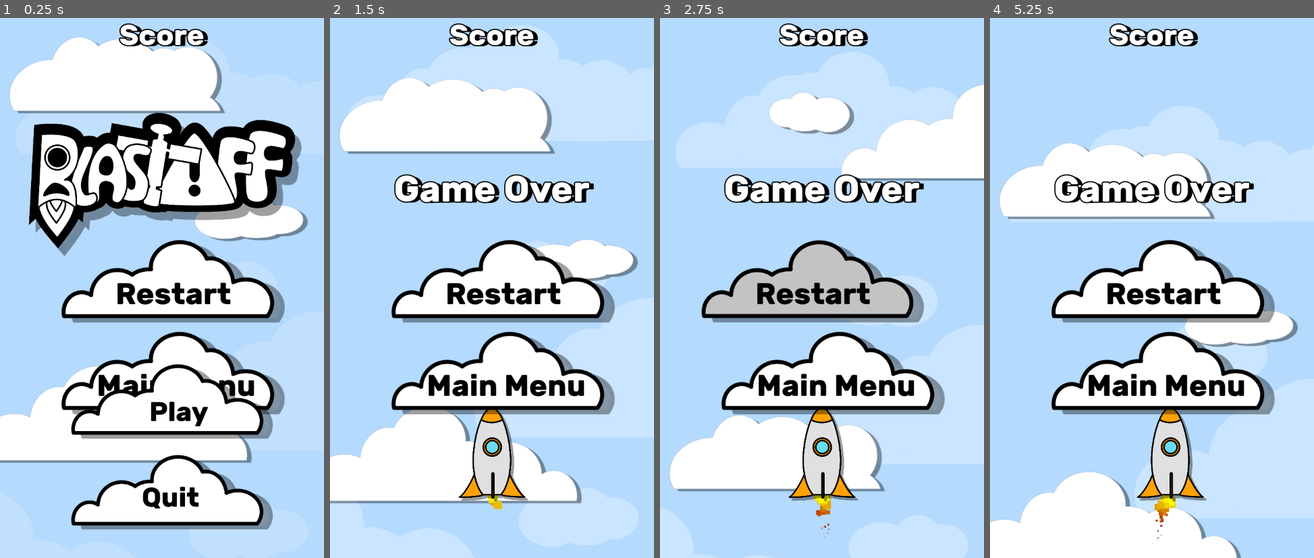
Above: before the commit, frames 1-4 (left to right).
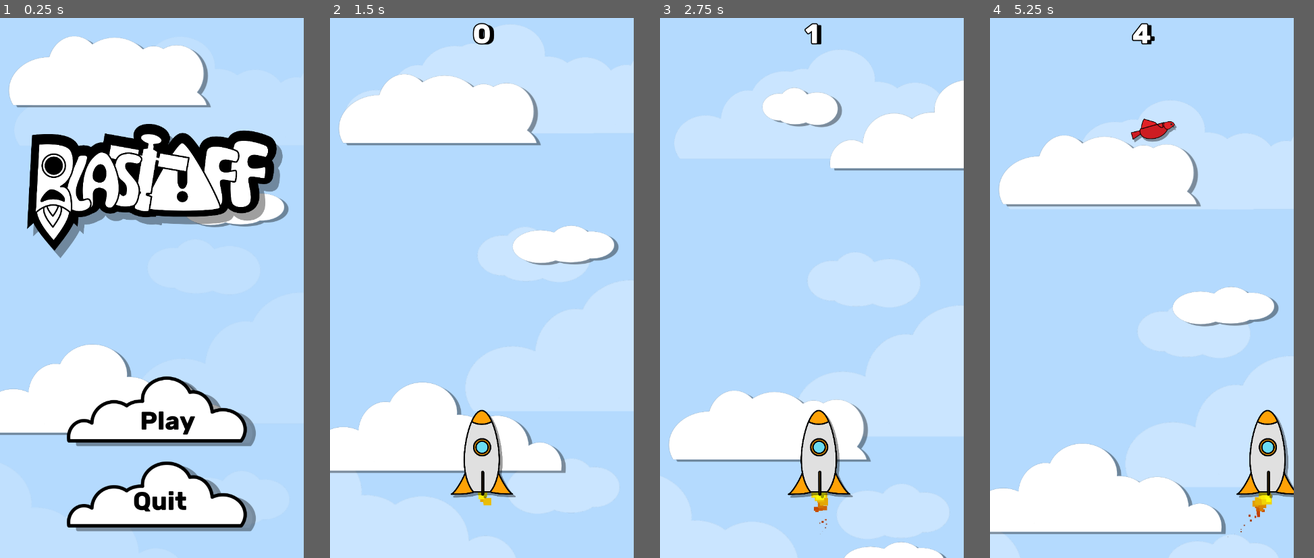
Above: after the commit, the same moments.

Repository: Ranger-NF/BlastOff
Game: Godot game, scene res://main.tscn
Two runs of this game, one before a commit and one after it. Both use one fixed random seed, a clock stepped at 60 frames per second and the inputs below.
Inputs (mouse positions are in pixels of both pictures, inside the frame that each line leads up to):
- Up to frame 1 (0.25 s): no input
- Up to frame 2 (1.5 s): click (492, 282) at 0.52 s; click (492, 374) at 1.27 s
- Up to frame 3 (2.75 s): click (822, 282) at 2.02 s
- Up to frame 4 (5.25 s): click (1152, 282) at 2.77 s; move the mouse to (1223, 261) at 3.52 s; click (1223, 261) at 3.67 s; drag from (1087, 315) to (1152, 455) at 4.27 s; move the mouse to (1184, 169) at 5.02 s; click (1184, 169) at 5.17 s
In our replay, the window is 480x800 before the commit and 450x800 after it. These sizes can differ from the game's own. Grey fills any space a smaller window leaves; there, only what the larger window draws over its background counts as a difference.

The runs differ from the first frame. In frame 1, 36% of the frame differs, in the area x 0-95%, y 1-96%; in frame 2, 28%; in frame 3, 27%; in frame 4, 31%.
Error before the commit: Attempt to call function 'hide' in base 'null instance' on a null instance. (res://UI/ui.gd:19)

Commit message:
Fixedscaling and resolution ↗

Diff:
--- a/Enemies/Satellite/satellite.tscn
+++ b/Enemies/Satellite/satellite.tscn
@@ -113,6 +113,7 @@
 rotation = 0.523599
 
 [node name="SmallCylinder" type="Node2D" parent="Parts" index="0"]
+visible = false
 position = Vector2(6.63844, -180.502)
 
 [node name="Sprite2D" type="Sprite2D" parent="Parts/SmallCylinder" index="0"]
@@ -126,6 +127,7 @@
 shape = SubResource("RectangleShape2D_qd55y")
 
 [node name="MainBody" type="Node2D" parent="Parts" index="1"]
+visible = false
 
 [node name="Sprite2D" type="Sprite2D" parent="Parts/MainBody" index="0"]
 material = SubResource("ShaderMaterial_vrcsk")
@@ -137,6 +139,7 @@
 shape = SubResource("RectangleShape2D_iyryw")
 
 [node name="PanelRight" type="Node2D" parent="Parts" index="2"]
+visible = false
 position = Vector2(214.483, 5.49484)
 
 [node name="Sprite2D" type="Sprite2D" parent="Parts/PanelRight" index="0"]
@@ -150,6 +153,7 @@
 shape = SubResource("RectangleShape2D_naegi")
 
 [node name="PanelLeft" type="Node2D" parent="Parts" index="3"]
+visible = false
 position = Vector2(-210.983, 0.567329)
 
 [node name="Sprite2D" type="Sprite2D" parent="Parts/PanelLeft" index="0"]
@@ -164,6 +168,7 @@
 shape = SubResource("RectangleShape2D_5nfb2")
 
 [node name="Dish" type="Node2D" parent="Parts" index="4"]
+visible = false
 position = Vector2(-2.39678, 213.849)
 
 [node name="Sprite2D" type="Sprite2D" parent="Parts/Dish" index="0"]
--- a/UI/main_menu.gd
+++ b/UI/main_menu.gd
@@ -1,4 +1,4 @@
-extends CanvasLayer
+extends Control
 
 func _ready() -> void:
     UiManager.skipped_to_main_menu.connect(_show_ui)
--- a/UI/main_menu.tscn
+++ b/UI/main_menu.tscn
@@ -7,15 +7,26 @@
 [ext_resource type="Texture2D" uid="uid://ckce25nh0cw2v" path="res://UI/Buttons/quit_normal.png" id="5_4p7ol"]
 [ext_resource type="Texture2D" uid="uid://dqsn001eavjho" path="res://UI/Buttons/quit_pressed.png" id="6_bv2wb"]
 
-[node name="MainMenu" type="CanvasLayer"]
-script = ExtResource("1_p0qic")
-
-[node name="VBoxContainer" type="VBoxContainer" parent="."]
+[node name="MainMenu" type="Control"]
+layout_mode = 3
 anchors_preset = 15
 anchor_right = 1.0
 anchor_bottom = 1.0
 grow_horizontal = 2
 grow_vertical = 2
+size_flags_horizontal = 3
+size_flags_vertical = 3
+script = ExtResource("1_p0qic")
+
+[node name="VBoxContainer" type="VBoxContainer" parent="."]
+layout_mode = 1
+anchors_preset = 15
+anchor_right = 1.0
+anchor_bottom = 1.0
+grow_horizontal = 2
+grow_vertical = 2
+size_flags_horizontal = 3
+size_flags_vertical = 3
 
 [node name="TitleBox" type="MarginContainer" parent="VBoxContainer"]
 layout_mode = 2
--- a/UI/ui.gd
+++ b/UI/ui.gd
@@ -4,14 +4,14 @@
     "game_over": "Game Over",
 }
 
-@onready var whole_ui = $CanvasLayer/WholeScreen
+@onready var whole_ui = $WholeScreen
 
-@onready var score_label = $CanvasLayer/WholeScreen/WholeCenter/ScoreBox/Score
-@onready var game_status_label = $CanvasLayer/WholeScreen/WholeCenter/NavBox/GameStatus
-@onready var warning_sign = $CanvasLayer/Warning
-@onready var warning_anim = $CanvasLayer/WarningAnimation
+@onready var score_label = $WholeScreen/ScoreBox/Score
+@onready var game_status_label = $WholeScreen/NavBoxMargin/NavBox/GameStatus
+@onready var warning_sign = $Warning
+@onready var warning_anim = $WarningAnimation
 
-@onready var navigation_box = $CanvasLayer/WholeScreen/WholeCenter/NavBox
+@onready var navigation_box = $WholeScreen/NavBoxMargin/NavBox
 
 var is_warning_on: bool = false
 
--- a/UI/ui.tscn
+++ b/UI/ui.tscn
@@ -56,7 +56,7 @@
 tracks/0/type = "value"
 tracks/0/imported = false
 tracks/0/enabled = true
-tracks/0/path = NodePath("Warning:modulate")
+tracks/0/path = NodePath("../Warning:modulate")
 tracks/0/interp = 2
 tracks/0/loop_wrap = true
 tracks/0/keys = {
@@ -79,19 +79,22 @@
 grow_horizontal = 2
 grow_vertical = 2
 script = ExtResource("1_1hsrn")
+metadata/_edit_use_anchors_ = true
 
-[node name="CanvasLayer" type="CanvasLayer" parent="."]
-
-[node name="WholeCenter" type="VBoxContainer" parent="CanvasLayer"]
-offset_right = 720.0
-offset_bottom = 1200.0
+[node name="WholeScreen" type="VBoxContainer" parent="."]
+layout_mode = 1
+anchors_preset = 15
+anchor_right = 1.0
+anchor_bottom = 1.0
+grow_horizontal = 2
+grow_vertical = 2
 size_flags_horizontal = 3
 
-[node name="ScoreBox" type="VBoxContainer" parent="CanvasLayer/WholeCenter"]
+[node name="ScoreBox" type="VBoxContainer" parent="WholeScreen"]
 layout_mode = 2
 size_flags_vertical = 0
 
-[node name="Score" type="Label" parent="CanvasLayer/WholeCenter/ScoreBox"]
+[node name="Score" type="Label" parent="WholeScreen/ScoreBox"]
 material = SubResource("ShaderMaterial_324iy")
 use_parent_material = true
 layout_mode = 2
@@ -105,7 +108,7 @@
 text = "Score"
 horizontal_alignment = 1
 
-[node name="NavBoxMargin" type="MarginContainer" parent="CanvasLayer/WholeCenter"]
+[node name="NavBoxMargin" type="MarginContainer" parent="WholeScreen"]
 layout_mode = 2
 size_flags_vertical = 3
 theme_override_constants/margin_left = 50
@@ -113,11 +116,11 @@
 theme_override_constants/margin_right = 50
 theme_override_constants/margin_bottom = 100
 
-[node name="NavBox" type="VBoxContainer" parent="CanvasLayer/WholeCenter/NavBoxMargin"]
+[node name="NavBox" type="VBoxContainer" parent="WholeScreen/NavBoxMargin"]
 layout_mode = 2
 size_flags_vertical = 3
 
-[node name="GameStatus" type="Label" parent="CanvasLayer/WholeCenter/NavBoxMargin/NavBox"]
+[node name="GameStatus" type="Label" parent="WholeScreen/NavBoxMargin/NavBox"]
 material = SubResource("ShaderMaterial_324iy")
 use_parent_material = true
 layout_mode = 2
@@ -132,7 +135,7 @@
 horizontal_alignment = 1
 vertical_alignment = 1
 
-[node name="RestartButton" type="TextureButton" parent="CanvasLayer/WholeCenter/NavBoxMargin/NavBox"]
+[node name="RestartButton" type="TextureButton" parent="WholeScreen/NavBoxMargin/NavBox"]
 custom_minimum_size = Vector2(0, 200)
 layout_mode = 2
 size_flags_vertical = 3
@@ -143,7 +146,7 @@
 ignore_texture_size = true
 stretch_mode = 5
 
-[node name="BackButton" type="TextureButton" parent="CanvasLayer/WholeCenter/NavBoxMargin/NavBox"]
+[node name="BackButton" type="TextureButton" parent="WholeScreen/NavBoxMargin/NavBox"]
 custom_minimum_size = Vector2(0, 200)
 layout_mode = 2
 size_flags_vertical = 3
@@ -154,24 +157,26 @@
 ignore_texture_size = true
 stretch_mode = 5
 
-[node name="HSeparator" type="HSeparator" parent="CanvasLayer/WholeCenter/NavBoxMargin/NavBox"]
+[node name="HSeparator" type="HSeparator" parent="WholeScreen/NavBoxMargin/NavBox"]
 modulate = Color(1, 1, 1, 0)
 layout_mode = 2
 size_flags_vertical = 3
 
-[node name="Warning" type="TextureRect" parent="CanvasLayer"]
+[node name="Warning" type="TextureRect" parent="."]
 visible = false
 material = SubResource("ShaderMaterial_sa2l3")
-offset_right = 64.0
+layout_mode = 0
+offset_right = 71.0
 offset_bottom = 71.0
 texture = ExtResource("1_y1a50")
 expand_mode = 2
 stretch_mode = 4
 
-[node name="WarningAnimation" type="AnimationPlayer" parent="CanvasLayer"]
+[node name="WarningAnimation" type="AnimationPlayer" parent="."]
+root_node = NodePath("")
 libraries = {
 "": SubResource("AnimationLibrary_4sb7j")
 }
 
-[connection signal="pressed" from="CanvasLayer/WholeCenter/NavBoxMargin/NavBox/RestartButton" to="." method="_on_restart_button_pressed"]
-[connection signal="pressed" from="CanvasLayer/WholeCenter/NavBoxMargin/NavBox/BackButton" to="." method="_on_back_button_pressed"]
+[connection signal="pressed" from="WholeScreen/NavBoxMargin/NavBox/RestartButton" to="." method="_on_restart_button_pressed"]
+[connection signal="pressed" from="WholeScreen/NavBoxMargin/NavBox/BackButton" to="." method="_on_back_button_pressed"]
--- a/main.tscn
+++ b/main.tscn
@@ -10,7 +10,7 @@
 [ext_resource type="PackedScene" uid="uid://e1b43p4v5huu" path="res://UI/main_menu.tscn" id="8_he1gu"]
 
 [sub_resource type="GDScript" id="GDScript_vu1uo"]
-script/source = "extends Node2D
+script/source = "extends Node
 
 @export var bird_scene: PackedScene
 @export var satellite_scene: PackedScene
@@ -34,7 +34,7 @@
 func spawn_obstacle(obstacle_scene: PackedScene):
     if not obstacle_scene:
         push_error(\"PackedScene is not set in the export section!\")
-    var screen_size = get_viewport_rect().size.x
+    var screen_size = get_viewport().get_visible_rect().size.x
     var spawn_location = Vector2(randf_range(0.05 * screen_size, 0.95 * screen_size), -250)
 
     var new_obstacle = obstacle_scene.instantiate()
@@ -70,7 +70,7 @@
     spawn_obstacle(satellite_scene)
 "
 
-[node name="Main" type="Node2D"]
+[node name="Main" type="Node"]
 script = SubResource("GDScript_vu1uo")
 bird_scene = ExtResource("1_huqlg")
 satellite_scene = ExtResource("1_e8phi")
@@ -83,10 +83,6 @@
 wait_time = 3.0
 
 [node name="UI" parent="." instance=ExtResource("3_05n13")]
-offset_left = 11.0
-offset_top = -88.0
-offset_right = 11.0
-offset_bottom = -88.0
 
 [node name="Control" parent="." instance=ExtResource("4_vpkpi")]
 
--- a/project.godot
+++ b/project.godot
@@ -26,7 +26,8 @@
 [display]
 
 window/size/viewport_width=720
-window/size/viewport_height=1200
+window/size/viewport_height=1280
+window/size/mode=2
 window/stretch/mode="viewport"
 window/handheld/orientation=1
 
